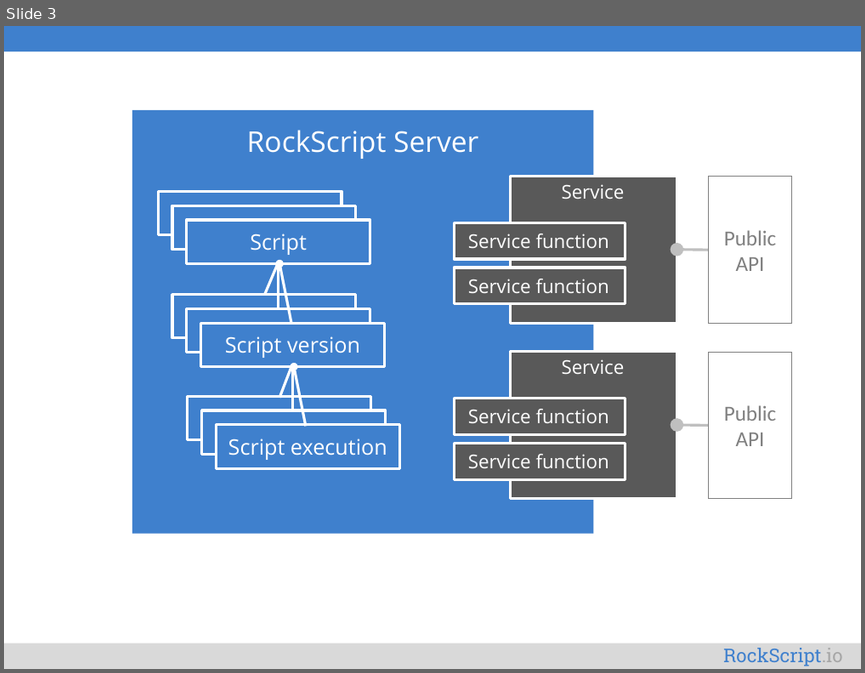
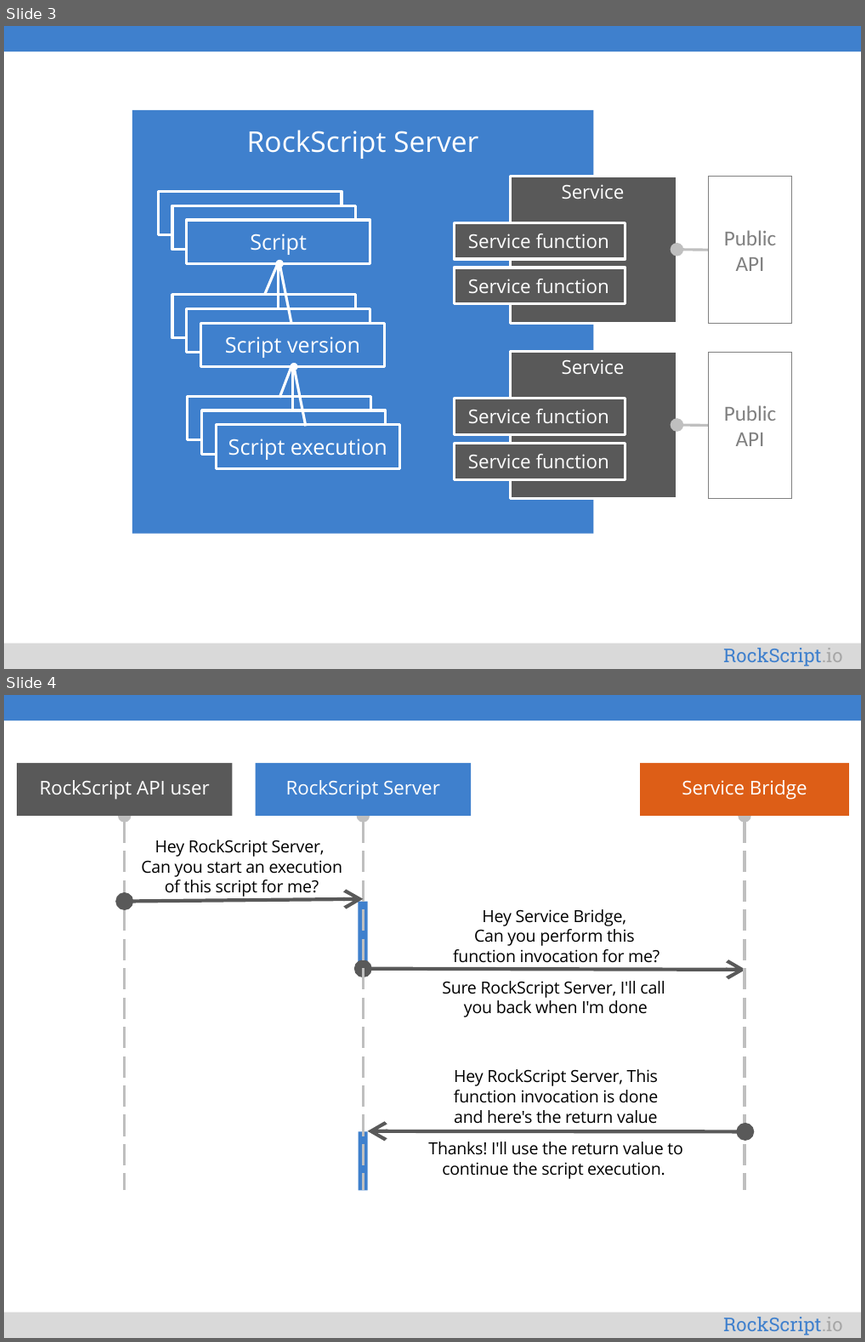
Before and after one commit to rockscript/rockscript, a slide deck: docs/diagrams.pptx. Shown one above the other, each under a label of ours: slide 3 before the commit, slides 3 and 4 after it. The pictures are 865x673 and 865x1342 pixels, drawn with LibreOffice and Linux fonts; fonts in the diff are those of the drawing. Boxes give left, top, right and bottom in pixels: in the first picture for what was removed or moved away, otherwise in the second. Text is boxed around its words. In the diff, an @@ line names an element or a change of style, - is before the commit and + after.

Commit message:
Renamed name to scriptName in save command and docs progress

```diff
--- a/docs/diagrams.pptx
+++ b/docs/diagrams.pptx
@@ slide 4 added at [4, 695, 861, 1338], background #FFFFFF; not listed: 3 template elements that a slide beside it also shows @@
@@ rectangle added at [17, 763, 232, 815], fill #595959, 16 pt, text #FFFFFF @@
+RockScript API user
@@ rectangle added at [255, 763, 470, 815], fill #3F80CD, 16 pt, text #FFFFFF @@
+RockScript Server
@@ rectangle added at [640, 763, 849, 815], fill #DD5E17, 16 pt, text #FFFFFF @@
+Service Bridge
@@ arrow added from (125, 1191) to (125, 816), #BFBFBF 2.25 pt dashed @@
@@ arrow added from (363, 1191) to (363, 816), #BFBFBF 2.25 pt dashed @@
@@ arrow added from (744, 1191) to (744, 816), #BFBFBF 2.25 pt dashed @@
@@ text added at [141, 839, 343, 898], 14 pt, text #000000 @@
+Hey RockScript Server,
+Can you start an execution
+of this script for me?
@@ double arrow added from (125, 902) to (363, 899), #595959 3 pt @@
@@ rectangle added at [358, 902, 367, 970], fill #3F80CD @@
@@ text added at [453, 909, 659, 963], 14 pt, text #000000 @@
+Hey Service Bridge,
+Can you perform this
+function invocation for me?
@@ double arrow added from (363, 969) to (745, 970), #595959 3 pt @@
@@ text added at [442, 981, 664, 1017], 14 pt, text #000000 @@
+Sure RockScript Server, I'll call
+you back when I'm done
@@ text added at [454, 1069, 658, 1123], 14 pt, text #000000 @@
+Hey RockScript Server, This
+function invocation is done
+and here's the return value
@@ rectangle added at [358, 1131, 367, 1190], fill #3F80CD @@
@@ double arrow added from (745, 1131) to (367, 1131), #595959 3 pt @@
@@ text added at [428, 1141, 682, 1179], 14 pt, text #000000 @@
+Thanks! I'll use the return value to continue the script execution.
```
Also in this commit, not shown: 1 slide changed, 1 other slide added, 29 other files.
